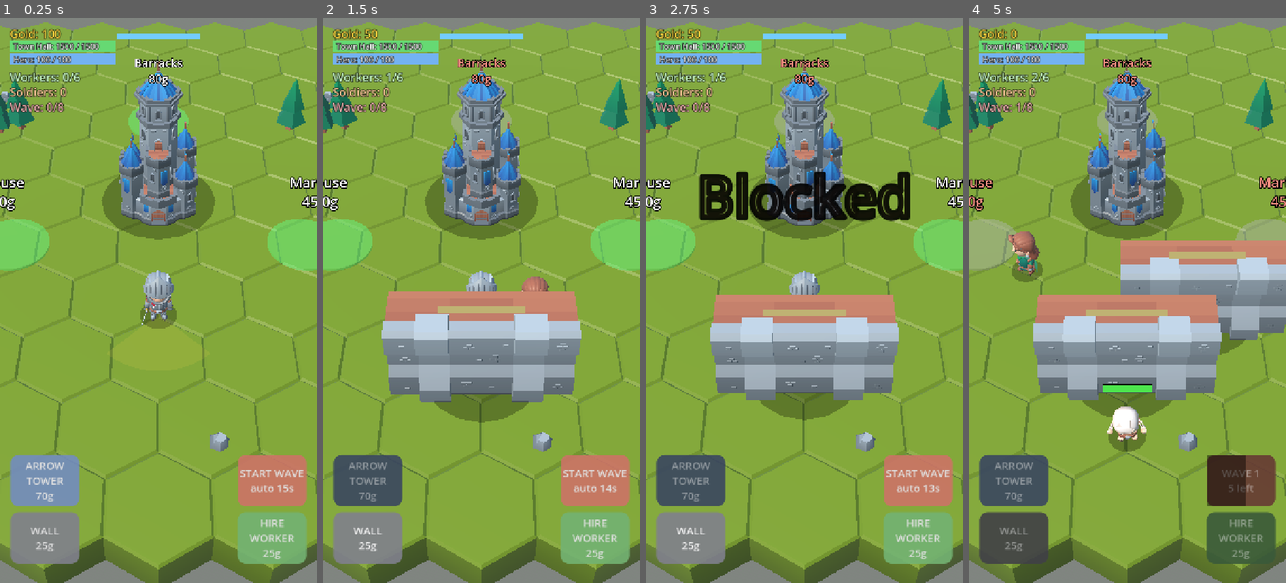
Above: before the commit, frames 1-4 (left to right).
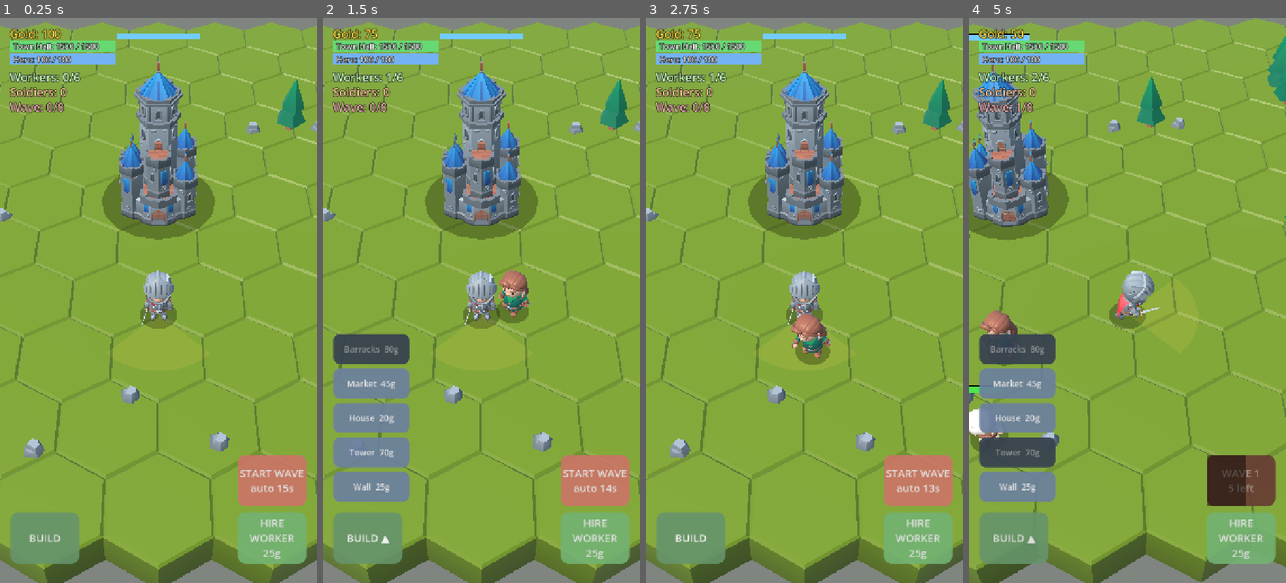
Above: after the commit, the same moments.

Repository: tembugi/town-defender
Game: Godot game, scene res://Main3D.tscn
Two runs of this game, one before a commit and one after it. Both use one fixed random seed, a clock stepped at 60 frames per second and the inputs below.
Inputs (mouse positions are in pixels of both pictures, inside the frame that each line leads up to):
- Up to frame 1 (0.25 s): no input
- Up to frame 2 (1.5 s): click "HIRE WORKER 25g" at 0.5 s; click (367, 537) at 1.25 s, where only the run after the commit has a clickable "BUILD"
- Up to frame 3 (2.75 s): click (690, 537) at 2 s, where only the run after the commit has a clickable "BUILD ▲"
- Up to frame 4 (5 s): click "START WAVE auto 13s" at 2.75 s; click (1013, 537) at 3.5 s, where only the run before the commit has a clickable "WALL 25g"; tap Enter at 4.25 s; move the mouse to (1197, 272) at 4.27 s; hold D from 4.28 s (still down); tap H at 4.35 s; click (1197, 272) at 4.42 s; tap Space at 4.52 s

The runs differ from the first frame. In frame 1, 8.2% of the frame differs, in the area x 0-100%, y 7-97%; in frame 2, 24%; in frame 3, 23%; in frame 4, 53%, in the area x 0-100%, y 0-100%.

Commit message:
Free-build menu for all structures; shrink wall + market; rotate to facing
- All structures (house, market, barracks, tower, wall) are now placed freely
  from a BUILD toggle menu instead of fixed pads. They drop in front of the hero,
  oriented to the hero's facing -- so walls (and everything) can go any direction,
  fixing the horizontal-only walls. Placement validates bounds/keep/overlap/trees;
  blocked spots show a popup. Menu buttons dim when unaffordable.
- Removed the fixed building pads and the old per-structure buttons; the barracks
  still spawns its train-soldier pad (now rotated beside it).
- Shrunk the wall (scale 1.8->1.15, slimmer collider) and the market (1.9->1.4)
  which were too bulky.

Co-Authored-By: Claude Sonnet 4.6 <noreply@anthropic.com>

Diff:
--- a/scripts/Game3D.gd
+++ b/scripts/Game3D.gd
@@ -37,8 +37,8 @@
 const WALL_COST := 25
 
 # the pack's buildings vary wildly in size; normalise them to proper buildings
-const BUILDING_SCALE := {"house": 2.3, "workshop": 1.9, "barracks": 1.4}
-const BUILDING_BLOB := {"house": 1.0, "workshop": 1.5, "barracks": 1.1}
+const BUILDING_SCALE := {"house": 2.0, "workshop": 1.4, "barracks": 1.4}
+const BUILDING_BLOB := {"house": 1.0, "workshop": 1.2, "barracks": 1.1}
 
 const HERO_ATK_RANGE := 1.6
 const HERO_ARC := deg_to_rad(45.0)   # half-angle of the frontal cone the swing hits
@@ -78,6 +78,16 @@
 var build_pads: Array[BuildPad3D] = []
 var towers: Array = []
 var walls: Array[Wall3D] = []
+var buildings: Array = []   # freely-placed house/market/barracks (for overlap checks)
+
+# everything buildable from the menu: label, type, cost
+const BUILDABLES := [
+	{"t": "wall", "c": 25, "l": "Wall"},
+	{"t": "tower", "c": 70, "l": "Tower"},
+	{"t": "house", "c": 20, "l": "House"},
+	{"t": "workshop", "c": 45, "l": "Market"},
+	{"t": "barracks", "c": 80, "l": "Barracks"},
+]
 const WALL_BLOCK_RANGE := 1.6   # how close a raider must be to a wall to attack it
 var workshops := 0
 var barracks_count := 0
@@ -119,8 +129,9 @@
 var lbl_wave: Label
 var lbl_soldiers: Label
 var btn_wave: Button
-var btn_tower: Button
-var btn_wall: Button
+var btn_build: Button          # toggles the build menu
+var build_menu: Array[Button] = []
+var build_menu_open := false
 var wave_cd_fill: ColorRect   # dark overlay that shrinks as the cooldown ticks down
 var overlay: ColorRect
 var lbl_end: Label
@@ -130,7 +141,6 @@
 	if OS.has_feature("web"):
 		get_viewport().scaling_3d_scale = 0.75   # render 3D at 75% on mobile/web -> big GPU win
 	_build_environment()
-	_build_pads()    # before _build_world so resources avoid building plots
 	_build_world()
 
 	hero = Hero3D.new()
@@ -335,13 +345,21 @@
 	btn_wave.add_child(wave_cd_fill)
 	layer.add_child(btn_wave)
 
-	# free-placement build buttons (left side): place in front of the hero
-	btn_wall = _hud_button("WALL\n%dg" % WALL_COST, -160, Color(0.5, 0.5, 0.55), true)
-	btn_wall.pressed.connect(func(): _try_place("wall", WALL_COST))
-	layer.add_child(btn_wall)
-	btn_tower = _hud_button("ARROW\nTOWER\n%dg" % TOWER_COST, -160 - 130, Color(0.45, 0.55, 0.75), true)
-	btn_tower.pressed.connect(func(): _try_place("tower", TOWER_COST))
-	layer.add_child(btn_tower)
+	# BUILD toggle (left side) opens a menu of all placeable structures
+	btn_build = _hud_button("BUILD", -160, Color(0.4, 0.58, 0.42), true)
+	btn_build.pressed.connect(_toggle_build_menu)
+	layer.add_child(btn_build)
+	var off := -160.0 - 92.0
+	for bdef in BUILDABLES:
+		var mb := _menu_button("%s  %dg" % [bdef["l"], bdef["c"]], off, Color(0.42, 0.5, 0.62))
+		mb.set_meta("cost", bdef["c"])
+		var bt: String = bdef["t"]
+		var bc: int = bdef["c"]
+		mb.pressed.connect(func(): _place_building(bt, bc))
+		mb.visible = false
+		build_menu.append(mb)
+		layer.add_child(mb)
+		off -= 78.0
 
 	# end-of-game overlay
 	overlay = ColorRect.new()
@@ -405,6 +423,38 @@
 	return b
 
 
+# A compact left-side button used for the build menu list.
+func _menu_button(text: String, top_off: float, col: Color) -> Button:
+	var b := Button.new()
+	b.text = text
+	b.add_theme_font_size_override("font_size", 19)
+	b.anchor_top = 1.0
+	b.anchor_bottom = 1.0
+	b.anchor_left = 0.0
+	b.anchor_right = 0.0
+	b.offset_left = 24
+	b.offset_right = 196
+	b.offset_top = top_off
+	b.offset_bottom = top_off + 68
+	var sb := StyleBoxFlat.new()
+	sb.bg_color = Color(col.r, col.g, col.b, 0.92)
+	sb.set_corner_radius_all(14)
+	b.add_theme_stylebox_override("normal", sb)
+	b.add_theme_stylebox_override("hover", sb)
+	var sbd := sb.duplicate() as StyleBoxFlat
+	sbd.bg_color = Color(col.r * 0.5, col.g * 0.5, col.b * 0.5, 0.92)
+	b.add_theme_stylebox_override("disabled", sbd)
+	return b
+
+
+func _toggle_build_menu() -> void:
+	_ensure_music()
+	build_menu_open = not build_menu_open
+	for b in build_menu:
+		b.visible = build_menu_open
+	btn_build.text = "BUILD ▲" if build_menu_open else "BUILD"
+
+
 func _hud_label(text: String, pos: Vector2, col: Color) -> Label:
 	var l := Label.new()
 	l.text = text
@@ -440,10 +490,11 @@
 	hero.move_input = Vector2(world.x, world.z)
 	if v.length() > 0.01:
 		_ensure_music()   # first user gesture -> safe to start audio on web
-	# dim build buttons we can't afford
-	btn_tower.disabled = gold < TOWER_COST
-	btn_wall.disabled = gold < WALL_COST
+	# dim buttons we can't act on
 	btn_hire.disabled = gold < HIRE_COST or workers.size() >= worker_cap
+	if build_menu_open:
+		for mb in build_menu:
+			mb.disabled = gold < int(mb.get_meta("cost"))
 
 	var moving := v.length() >= 0.05
 	# the player instantly collects any resource pile it walks over (no carrying)
@@ -468,15 +519,12 @@
 	if moving or has_target:
 		hero.gather_target = null
 	else:
-		# standing still with nothing in the cone: build on a pad we're stood on
+		# standing still with nothing in the cone: train soldiers on a barracks pad
 		var pad := nearest_pad(hero.position, BUILD_RANGE)
 		if pad != null and gold >= pad.cost:
 			hero.gather_target = pad
 			if pad.advance(delta):
-				if pad.btype == "train":
-					_train_soldier(pad)
-				else:
-					_construct(pad)
+				_train_soldier(pad)
 		else:
 			hero.gather_target = null
 
@@ -676,28 +724,13 @@
 # ---------------------------------------------------------------------------
 # Build system
 # ---------------------------------------------------------------------------
-func _build_pads() -> void:
-	# Towers and walls are placed freely (HUD buttons -> in front of the hero);
-	# only the town buildings live on fixed pads.
-	var defs := [
-		{"type": "house", "cost": 20, "label": "House", "path": HOME, "pos": Vector3(-3.6, 0, 1.7)},
-		{"type": "workshop", "cost": 45, "label": "Market", "path": MARKET, "pos": Vector3(3.6, 0, 1.7)},
-		{"type": "barracks", "cost": 80, "label": "Barracks", "path": BARRACKS, "pos": Vector3(0, 0, -3.6)},
-	]
-	for d in defs:
-		var p := BuildPad3D.new()
-		p.position = d["pos"]
-		p.setup(self, d["type"], d["cost"], d["label"], d["path"])
-		add_child(p)
-		build_pads.append(p)
-
-
-# Free-placement: drop a tower/wall just in front of the hero if the spot is clear.
-func _try_place(btype: String, cost: int) -> void:
+# Free placement: drops the chosen structure just in front of the hero, oriented
+# to the hero's facing (so walls can run any direction), if the spot is clear.
+func _place_building(btype: String, cost: int) -> void:
 	_ensure_music()
 	if game_over or gold < cost:
 		return
-	var pos: Vector3 = hero.position + _hero_forward() * 1.6
+	var pos: Vector3 = hero.position + _hero_forward() * 2.0
 	pos.y = 0.0
 	if not _valid_build_spot(pos):
 		_popup(hero.position + Vector3(0, 2.2, 0), "Blocked", Color(1, 0.5, 0.4))
@@ -706,36 +739,81 @@
 	gold -= cost
 	lbl_gold.text = "Gold: %d" % gold
 	Sfx.play("build", -3.0, 0.05, 3)
-	if btype == "tower":
-		var t := Tower3D.new()
-		t.position = pos
-		add_child(t)
-		t.setup(self)
-		towers.append(t)
-		_pop_in(t, 1.0)
-	else:
-		var w := Wall3D.new()
-		w.position = pos
-		add_child(w)
-		w.setup(self)
-		walls.append(w)
-		_pop_in(w, 1.0)
+	var yaw: float = hero.model.rotation.y
+	match btype:
+		"tower":
+			var t := Tower3D.new()
+			t.position = pos
+			t.rotation.y = yaw
+			add_child(t)
+			t.setup(self)
+			towers.append(t)
+			_pop_in(t, 1.0)
+		"wall":
+			var w := Wall3D.new()
+			w.position = pos
+			w.rotation.y = yaw
+			add_child(w)
+			w.setup(self)
+			walls.append(w)
+			_pop_in(w, 1.0)
+		_:
+			_make_building(btype, pos, yaw)
+
+
+func _make_building(btype: String, pos: Vector3, yaw: float) -> void:
+	var path: String = {"house": HOME, "workshop": MARKET, "barracks": BARRACKS}[btype]
+	var bscale: float = BUILDING_SCALE.get(btype, 1.0)
+	var b := (load(path) as PackedScene).instantiate()
+	b.position = pos
+	b.rotation.y = yaw
+	add_child(b)
+	_pop_in(b, bscale)
+	buildings.append(b)
+	var brad: float = BUILDING_BLOB.get(btype, 1.0)
+	var blob := Rig.blob_shadow(brad)
+	blob.position = pos
+	blob.position.y = 0.03
+	add_child(blob)
+	var col := Rig.obstacle(brad * 0.8)
+	col.position = pos
+	add_child(col)
+	match btype:
+		"house":
+			worker_cap += 2
+			lbl_pop.text = "Workers: %d/%d" % [workers.size(), worker_cap]
+		"workshop":
+			workshops += 1
+		"barracks":
+			barracks_count += 1
+			# reusable "train soldier" pad beside the barracks (rotated with it)
+			var tp := BuildPad3D.new()
+			tp.position = pos + Vector3(2.0, 0, 0).rotated(Vector3.UP, yaw)
+			tp.setup(self, "train", SOLDIER_COST, "Train", BARRACKS)
+			add_child(tp)
+			build_pads.append(tp)
 
 
 func _valid_build_spot(pos: Vector3) -> bool:
 	var r := field_rect
 	if pos.x < r.position.x + 0.5 or pos.x > r.end.x - 0.5 or pos.z < r.position.y + 0.5 or pos.z > r.end.y - 0.5:
 		return false
-	if Vector2(pos.x, pos.z).length() < 2.4:   # keep clear of the Keep
+	if Vector2(pos.x, pos.z).length() < 2.8:   # keep clear of the Keep
 		return false
 	for p in build_pads:
-		if Vector2(pos.x - p.position.x, pos.z - p.position.z).length() < 1.8:
+		if Vector2(pos.x - p.position.x, pos.z - p.position.z).length() < 1.7:
 			return false
 	for t in towers:
-		if is_instance_valid(t) and Vector2(pos.x - t.position.x, pos.z - t.position.z).length() < 1.6:
+		if is_instance_valid(t) and Vector2(pos.x - t.position.x, pos.z - t.position.z).length() < 1.9:
 			return false
 	for w in walls:
-		if is_instance_valid(w) and Vector2(pos.x - w.position.x, pos.z - w.position.z).length() < 1.6:
+		if is_instance_valid(w) and Vector2(pos.x - w.position.x, pos.z - w.position.z).length() < 1.4:
+			return false
+	for bd in buildings:
+		if is_instance_valid(bd) and Vector2(pos.x - bd.position.x, pos.z - bd.position.z).length() < 2.2:
+			return false
+	for nn in resource_nodes:
+		if not nn.depleted and Vector2(pos.x - nn.global_position.x, pos.z - nn.global_position.z).length() < 1.3:
 			return false
 	return true
 
@@ -780,62 +858,6 @@
 			bestd = d
 			best = p
 	return best
-
-
-func _construct(pad: BuildPad3D) -> void:
-	if pad.built:
-		return
-	gold -= pad.cost
-	lbl_gold.text = "Gold: %d" % gold
-	pad.mark_built()
-	Sfx.play("build", -3.0, 0.05, 3)
-	# towers and walls are their own controller nodes (not plain buildings)
-	if pad.btype == "tower":
-		var t := Tower3D.new()
-		t.position = pad.position
-		add_child(t)
-		t.setup(self)
-		towers.append(t)
-		_pop_in(t, 1.0)
-		return
-	if pad.btype == "wall":
-		var w := Wall3D.new()
-		w.position = pad.position
-		add_child(w)
-		w.setup(self)
-		walls.append(w)
-		_pop_in(w, 1.0)
-		return
-	var bscale: float = BUILDING_SCALE.get(pad.btype, 1.0)
-	var b := (load(pad.building_path) as PackedScene).instantiate()
-	b.position = pad.position
-	add_child(b)
-	b.scale = Vector3.ONE * bscale * 0.3
-	var tw := create_tween()
-	tw.tween_property(b, "scale", Vector3.ONE * bscale, 0.4).set_trans(Tween.TRANS_BACK).set_ease(Tween.EASE_OUT)
-	# fake ground shadow under the building (not parented to b, so it isn't scaled)
-	var brad: float = BUILDING_BLOB.get(pad.btype, 1.0)
-	var blob := Rig.blob_shadow(brad)
-	blob.position = pad.position
-	blob.position.y = 0.03
-	add_child(blob)
-	var col := Rig.obstacle(brad * 0.8)   # solid building footprint
-	col.position = pad.position
-	add_child(col)
-	match pad.btype:
-		"house":
-			worker_cap += 2
-			lbl_pop.text = "Workers: %d/%d" % [workers.size(), worker_cap]
-		"workshop":
-			workshops += 1
-		"barracks":
-			barracks_count += 1
-			# place a reusable "train soldier" pad beside the barracks
-			var tp := BuildPad3D.new()
-			tp.position = pad.position + Vector3(1.8, 0, 0)
-			tp.setup(self, "train", SOLDIER_COST, "Train", BARRACKS)
-			add_child(tp)
-			build_pads.append(tp)
 
 
 # ---------------------------------------------------------------------------
--- a/scripts/Wall3D.gd
+++ b/scripts/Wall3D.gd
@@ -5,9 +5,9 @@
 # are stopped by it attack it until it's destroyed. Built on a wall build pad.
 
 const MODEL := "res://Models/hexagon/buildings/neutral/wall_straight.gltf"
-const SCALE := 1.8
+const SCALE := 1.15
 const MAX_HP := 180.0
-const BAR_W := 1.6
+const BAR_W := 1.3
 
 var game: Node
 var hp := MAX_HP
@@ -24,14 +24,14 @@
 	add_child(b)
 	var cs := CollisionShape3D.new()
 	var box := BoxShape3D.new()
-	box.size = Vector3(2.6, 1.5, 1.0)
+	box.size = Vector3(1.7, 1.1, 0.65)
 	cs.shape = box
-	cs.position.y = 0.75
+	cs.position.y = 0.55
 	add_child(cs)
-	add_child(Rig.blob_shadow(1.2))
+	add_child(Rig.blob_shadow(0.85))
 	# HP bar
 	var hb := Node3D.new()
-	hb.position = Vector3(0, 1.9, 0)
+	hb.position = Vector3(0, 1.35, 0)
 	add_child(hb)
 	hb.add_child(Rig.bar_quad(Color(0, 0, 0, 0.6), BAR_W, 0))
 	bar_fill = Rig.bar_quad(Color(0.75, 0.7, 0.45, 1.0), BAR_W, 1)
